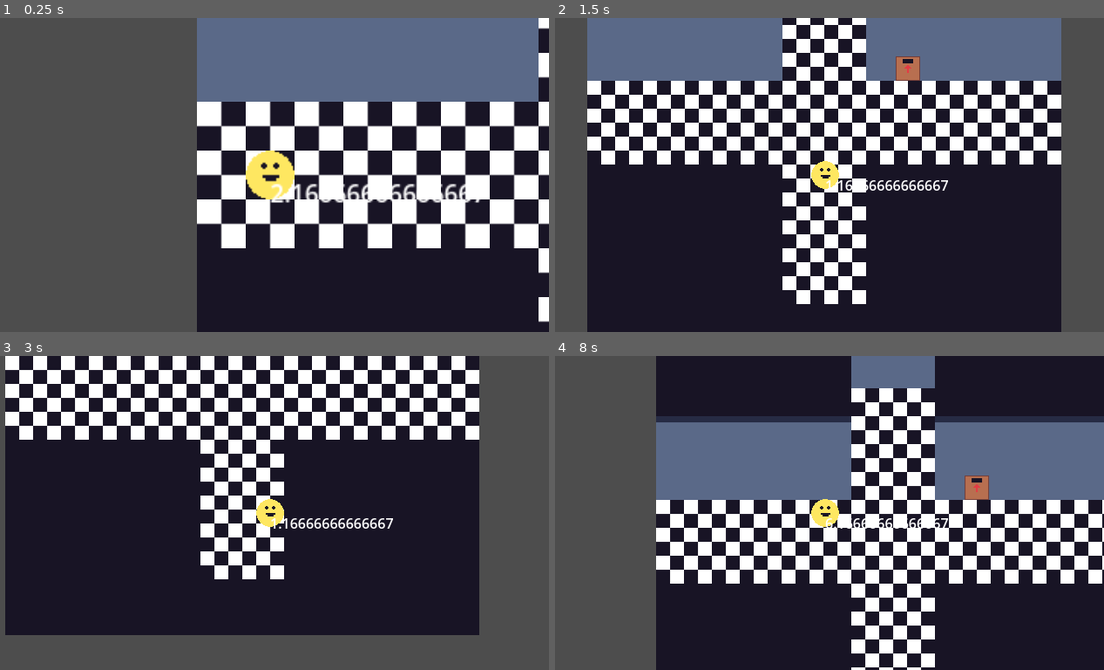
Above: before the commit, frames 1-4 (two rows, left to right).
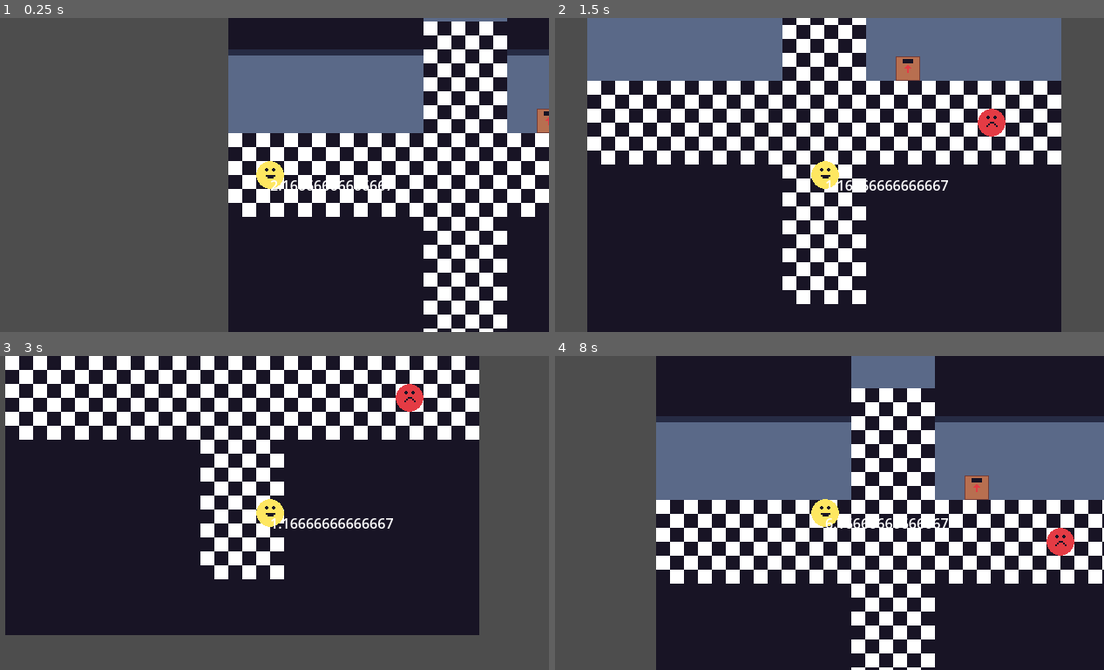
Above: after the commit, the same moments.

Repository: afreemanio/ggj-2024
Game: Godot game, scene res://world/world.tscn
Same seed, same stepped clock (60 frames per second), same inputs: the game is played once before the commit and once after it.
Inputs (mouse positions are in pixels of both pictures, inside the frame that each line leads up to):
- Up to frame 1 (0.25 s): no input
- Up to frame 2 (1.5 s): tap Enter (ui_accept) at 0.5, 0.77 s; move the mouse to (950, 159) at 0.52 s; hold D (RIGHT) 0.53-1.28 s; tap Space (SPACE) at 0.6, 1.35 s; click (950, 159) at 0.67 s; move the mouse to (714, 190) at 1.27 s; hold S (DOWN) from 1.28 s (still down)
- Up to frame 3 (3 s): tap Enter (ui_accept) at 1.52 s; move the mouse to (323, 443) at 2.02 s; release S (DOWN) at 2.03 s; hold D (RIGHT) 2.03-2.78 s; hold F 2.03-2.78 s; tap Space (SPACE) at 2.3, 2.85 s; move the mouse to (241, 575) at 2.77 s; hold W (UP) from 2.78 s (still down); click (241, 575) at 2.92 s
- Up to frame 4 (8 s): tap Enter (ui_accept) at 3.02, 3.77, 4.52, 6.02, 6.77, 7.52 s; move the mouse to (994, 560) at 3.52 s; release W (UP) at 3.53 s; hold A (LEFT) 3.53-5.03 s; tap Space (SPACE) at 3.6, 4.55, 5.1, 5.85, 6.8, 7.35 s; move the mouse to (659, 465) at 4.27 s; tap F at 4.35 s; move the mouse to (851, 513) at 5.02 s; hold S (DOWN) 5.03-5.78 s; click (851, 513) at 5.17 s; move the mouse to (741, 434) at 5.77 s; hold D (RIGHT) 5.78-6.53 s; move the mouse to (950, 497) at 6.52 s; hold W (UP) 6.53-7.28 s; hold F 6.53-7.28 s; move the mouse to (714, 528) at 7.27 s; hold D (RIGHT) from 7.28 s (still down); click (714, 528) at 7.42 s

The runs differ from the first frame. In frame 1, 34% of the frame differs, in the area x 35-100%, y 0-100%; in frame 2, 0.3%; in frame 3, 0.4%; in frame 4, 0.4%.

Commit message:
Added a placeholder enemy that will spin when alerted - can use template

Diff:
--- a/laugh/laugh.gd
+++ b/laugh/laugh.gd
@@ -87,6 +87,6 @@
 
 	# Call the alert function on any guard caught in the radius
 	for body in overlapping_bodies_array:
-		if body.is_in_group("Guard"):
+		if body is PlaceholderEnemy:
 			print("AAAAA")
 			body.alert()
--- /dev/null
+++ b/placeholder/enemy_placeholder.gd
@@ -0,0 +1,5 @@
+class_name PlaceholderEnemy extends CharacterBody2D
+
+func alert() -> void:
+	var die_tween : Tween = create_tween()
+	die_tween.tween_property(self, "rotation", 360, 1).from(0)
--- /dev/null
+++ b/placeholder/enemy_placeholder.tscn
@@ -0,0 +1,15 @@
+[gd_scene load_steps=4 format=3 uid="uid://f7oq4665qsl7"]
+
+[ext_resource type="Texture2D" uid="uid://bxlu2jep17uc6" path="res://placeholder/enemy.png" id="1_5tj61"]
+[ext_resource type="Script" path="res://placeholder/enemy_placeholder.gd" id="1_q5clc"]
+
+[sub_resource type="CircleShape2D" id="CircleShape2D_kfgcr"]
+
+[node name="EnemyPlaceholder" type="CharacterBody2D"]
+script = ExtResource("1_q5clc")
+
+[node name="CollisionShape2D" type="CollisionShape2D" parent="."]
+shape = SubResource("CircleShape2D_kfgcr")
+
+[node name="Sprite2D" type="Sprite2D" parent="."]
+texture = ExtResource("1_5tj61")
--- a/placeholder/placeholder_tiles.tres
+++ b/placeholder/placeholder_tiles.tres
@@ -1,9 +1,11 @@
-[gd_resource type="TileSet" load_steps=5 format=3 uid="uid://c6po1kvopk8ur"]
+[gd_resource type="TileSet" load_steps=6 format=3 uid="uid://c6po1kvopk8ur"]
 
 [ext_resource type="Texture2D" uid="uid://wkvac4nv8m0w" path="res://placeholder/tileset.png" id="1_87voi"]
 [ext_resource type="PackedScene" uid="uid://bwpqy3drag0i0" path="res://player/player.tscn" id="2_cfweh"]
+[ext_resource type="PackedScene" uid="uid://f7oq4665qsl7" path="res://placeholder/enemy_placeholder.tscn" id="3_0rd8t"]
 
 [sub_resource type="TileSetAtlasSource" id="TileSetAtlasSource_lp3c3"]
+resource_name = "TilesetPlaceholder"
 texture = ExtResource("1_87voi")
 texture_region_size = Vector2i(32, 32)
 0:0/0 = 0
@@ -25,7 +27,9 @@
 1:0/0/physics_layer_0/polygon_0/points = PackedVector2Array(-16, -16, 16, -16, 16, -9.01561, -16, -9.01561)
 
 [sub_resource type="TileSetScenesCollectionSource" id="TileSetScenesCollectionSource_72glg"]
+resource_name = "Entities"
 scenes/1/scene = ExtResource("2_cfweh")
+scenes/2/scene = ExtResource("3_0rd8t")
 
 [resource]
 tile_size = Vector2i(32, 32)
--- a/project.godot
+++ b/project.godot
@@ -59,5 +59,6 @@
 
 [rendering]
 
+textures/canvas_textures/default_texture_filter=0
 renderer/rendering_method="gl_compatibility"
 renderer/rendering_method.mobile="gl_compatibility"
--- a/world/world.tscn
+++ b/world/world.tscn
@@ -7,7 +7,6 @@
 
 [node name="Camera2D" type="Camera2D" parent="."]
 position = Vector2(48, 176)
-zoom = Vector2(2, 2)
 
 [node name="PhantomCameraHost" type="Node" parent="Camera2D"]
 script = ExtResource("2_icb2l")
@@ -18,4 +17,4 @@
 layer_0/name = "Level"
 layer_0/tile_data = PackedInt32Array(262144, 196608, 0, 262145, 196608, 0, 262146, 196608, 0, 262147, 196608, 0, 262148 …(5505 unchanged characters)…
 layer_1/name = "Player"
-layer_1/tile_data = PackedInt32Array(327681, 1, 65536)
+layer_1/tile_data = PackedInt32Array(327681, 1, 65536, 327694, 1, 131072)
Binary file added: placeholder/enemy.png
Not shown, added: placeholder/enemy.png.import
Binary file changed: placeholder/player.aseprite
